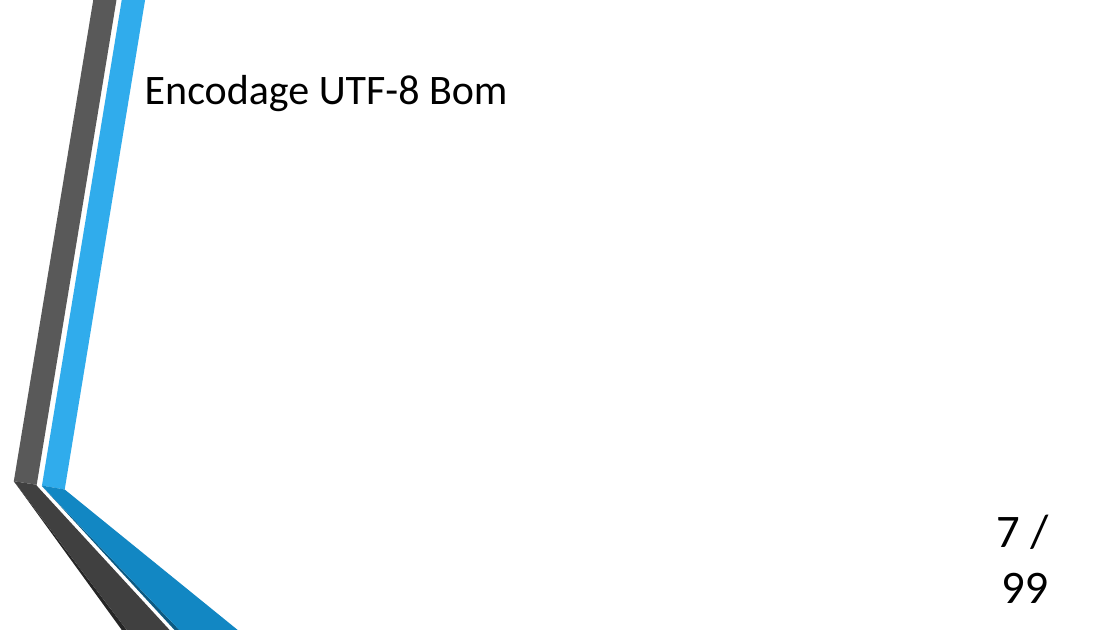
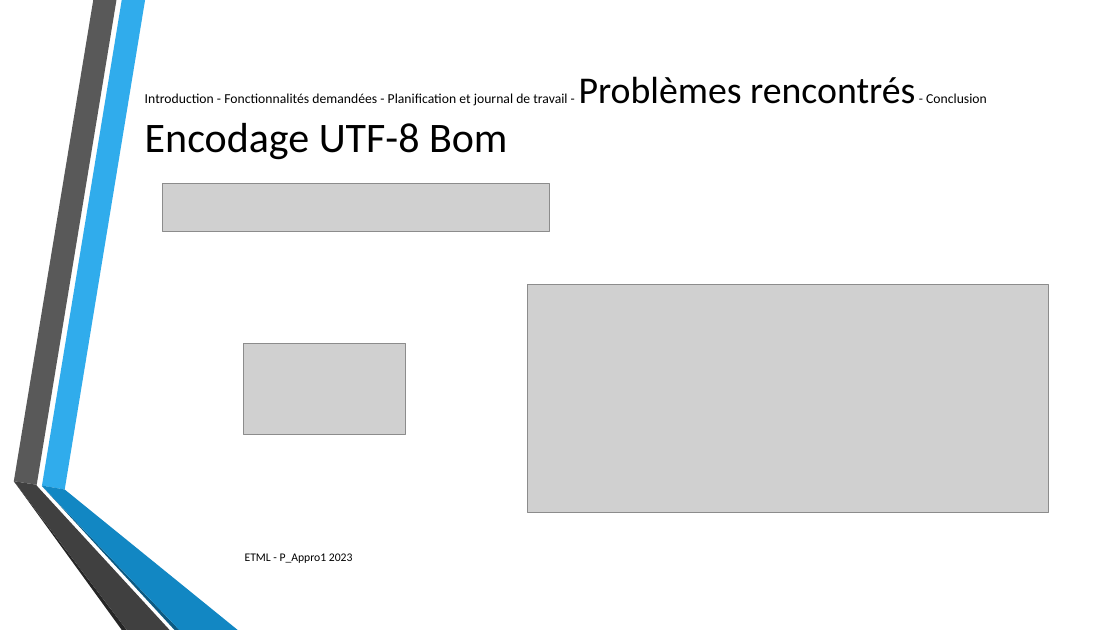
Before and after one commit to SylvainPhilipona/Recuperation-des-AutoEvaluations, a slide deck: slide 7 of CDC-rapport-jdt/Presentation/Presentation_philipona.pptx. Drawn at 1120x630 pixels with LibreOffice and Linux fonts; fonts in the diff are those of the drawing; grey boxes stand for pictures; background and template pictures are left out. Boxes give left, top, right and bottom in pixels: in the first picture for what was removed or moved away, otherwise in the second. Text is boxed around its words. In the diff, an @@ line names an element or a change of style, - is before the commit and + after.

Commit message:
Présentation

```diff
--- a/CDC-rapport-jdt/Presentation/Presentation_philipona.pptx
+++ b/CDC-rapport-jdt/Presentation/Presentation_philipona.pptx
@@ title at [145,93,567,160]: text changed; size 36 to 11.7 pt @@
-Encodage UTF-8 Bom
+Introduction - Fonctionnalités demandées - Planification et journal de travail - Problèmes rencontrés - Conclusion
+Encodage UTF-8 Bom
@@ picture added at [162,184,549,232] @@
@@ picture added at [528,285,1049,513] @@
@@ picture added at [244,344,406,434] @@
@@ page number removed at [996,517,1048,603] @@
-7 / 99
@@ text added at [245,553,353,563], 10 pt, text #000000 @@
+ETML - P_Appro1 2023
```
Also in this commit, not shown: 7 other slides changed, 1 slide added, 1 slide removed, 2 other files.
